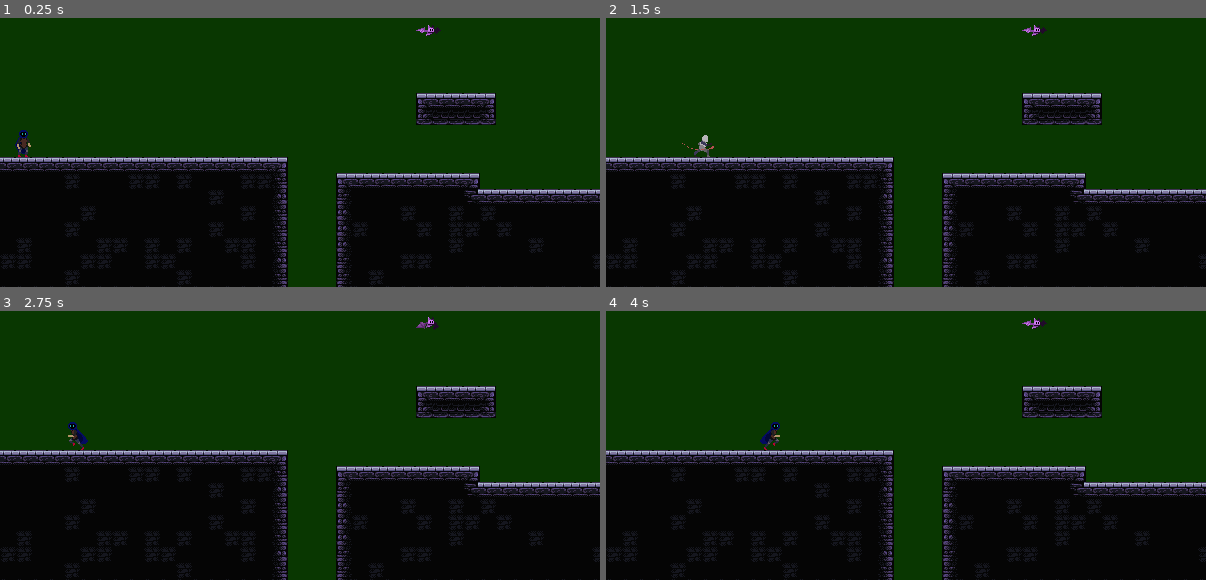
Above: before the commit, frames 1-4 (two rows, left to right).
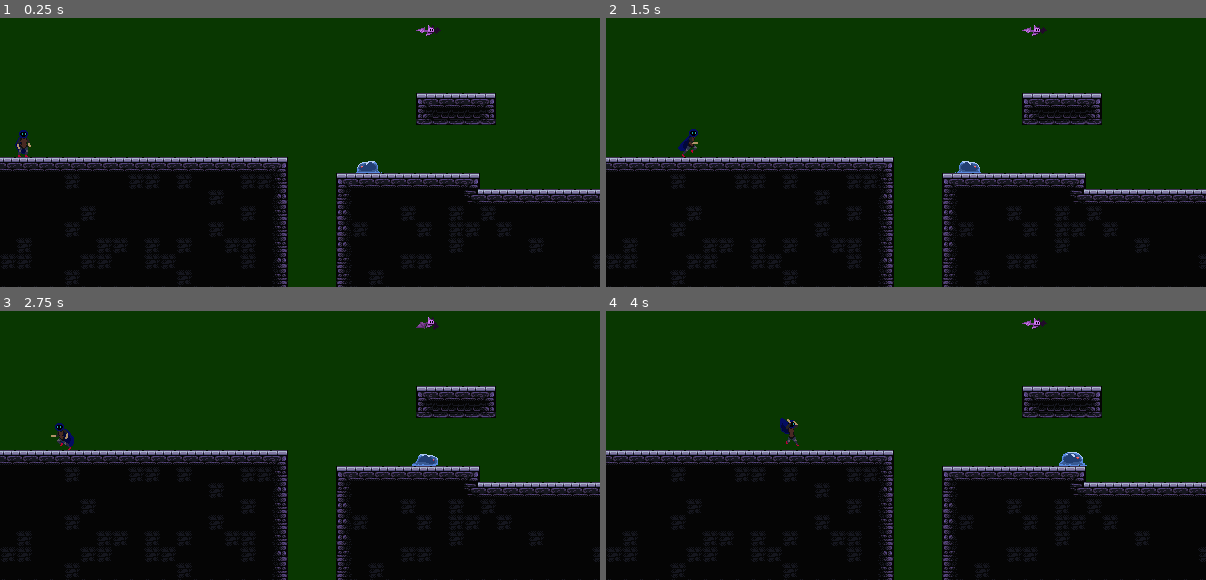
Above: after the commit, the same moments.

Repository: LeviOS31/Sorcerer-s-Legacy
Game: Godot game, scene res://world/World.tscn
The game is run twice, just before and just after one commit, with the same random seed, the same clock (stepped at 60 frames per second) and the same inputs.
Inputs:
- Up to frame 1 (0.25 s): no input
- Up to frame 2 (1.5 s): hold X (attack) 0.53-1.28 s; hold D (walk_right) from 0.53 s (still down); tap Space (jump) at 0.77 s; tap X (attack) at 1.35 s
- Up to frame 3 (2.75 s): tap Space (jump) at 1.52 s; release D (walk_right) at 2.03 s; hold A (walk_left) from 2.03 s (still down); hold Shift (run) from 2.03 s (still down); tap X (attack) at 2.3 s
- Up to frame 4 (4 s): release A (walk_left) at 2.78 s; release Shift (run) at 2.78 s; hold D (walk_right) from 2.78 s (still down); tap X (attack) at 2.85 s; tap Space (jump) at 3.02, 3.77 s; hold X (attack) from 3.53 s (still down)

The runs differ from the first frame. In frame 1, 0.1% of the frame differs, in the area x 59-64%, y 53-58%; in frame 2, 0.4%; in frame 3, 0.5%; in frame 4, 0.5%, in the area x 25-81%, y 39-58%.

Commit message:
added attack animation, slime enemy

Diff:
--- /dev/null
+++ b/enemies/Slime/Slime.gd
@@ -0,0 +1,72 @@
+extends KinematicBody2D
+
+enum {
+	WANDER
+	IDLE
+}
+
+export (int) var health = 2
+export (int) var speed = 50
+export (int) var ACCL = 200
+export (int) var Friction = 4000
+
+onready var velocity = Vector2.ZERO
+onready var state = WANDER
+onready var direction = Vector2.LEFT
+onready var animation = $AnimationPlayer
+onready var sprite = $Sprite
+onready var hit = false
+
+# Called when the node enters the scene tree for the first time.
+func _ready():
+	pass # Replace with function body.
+
+func _process(delta):
+	if health <= 0:
+		death()
+
+func _physics_process(delta):
+	if !hit:
+		match state:
+			WANDER:
+				velocity = velocity.move_toward(direction * speed, ACCL * delta)
+				animation.play("move")
+			IDLE:
+				velocity = velocity.move_toward(Vector2.ZERO, Friction * delta)
+				animation.play("idle")
+
+		velocity = move_and_slide(velocity)
+		if velocity.x != 0:
+			if velocity.x < 0:
+				$Sprite.scale = Vector2(1,1)
+			elif velocity.x > 0:
+				$Sprite.scale = Vector2(-1,1)
+
+func _on_hurtbox_hit(enemy):
+	animation.play("hit")
+	hit = true
+	var knockbackdirection = (global_position - enemy.global_position).normalized()
+	velocity = velocity + (knockbackdirection * Global.knockbackspeed / 2)
+
+func _on_left_body_exited(body):
+	direction = Vector2.RIGHT
+	$Timer.start(0.5)
+	state = IDLE
+
+func _on_right_body_exited(body):
+	direction = Vector2.LEFT
+	$Timer.start(0.5)
+	state = IDLE
+
+func _on_Timer_timeout():
+	state = WANDER
+
+func _on_AnimationPlayer_animation_finished(anim_name):
+	if anim_name == "hit":
+		hit = false
+
+func death():
+	hit = true
+	animation.play("die")
+	yield(animation, "animation_finished")
+	queue_free()
--- /dev/null
+++ b/enemies/Slime/Slime.tscn
@@ -0,0 +1,150 @@
+[gd_scene load_steps=13 format=2]
+
+[ext_resource path="res://Assets/Enemies/slime/slime-Sheet.png" type="Texture" id=1]
+[ext_resource path="res://enemies/Slime/Slime.gd" type="Script" id=2]
+[ext_resource path="res://general purpose/hurtbox.tscn" type="PackedScene" id=3]
+[ext_resource path="res://general purpose/hitbox.tscn" type="PackedScene" id=4]
+
+[sub_resource type="CapsuleShape2D" id=5]
+radius = 7.00001
+height = 14.0
+
+[sub_resource type="Animation" id=1]
+resource_name = "die"
+tracks/0/type = "value"
+tracks/0/path = NodePath("Sprite:frame")
+tracks/0/interp = 1
+tracks/0/loop_wrap = true
+tracks/0/imported = false
+tracks/0/enabled = true
+tracks/0/keys = {
+"times": PoolRealArray( 0, 0.2, 0.4, 0.6, 0.8 ),
+"transitions": PoolRealArray( 1, 1, 1, 1, 1 ),
+"update": 1,
+"values": [ 16, 17, 18, 19, 20 ]
+}
+
+[sub_resource type="Animation" id=2]
+resource_name = "hit"
+length = 0.8
+tracks/0/type = "value"
+tracks/0/path = NodePath("Sprite:frame")
+tracks/0/interp = 1
+tracks/0/loop_wrap = true
+tracks/0/imported = false
+tracks/0/enabled = true
+tracks/0/keys = {
+"times": PoolRealArray( 0, 0.2, 0.4, 0.6 ),
+"transitions": PoolRealArray( 1, 1, 1, 1 ),
+"update": 1,
+"values": [ 12, 13, 14, 15 ]
+}
+
+[sub_resource type="Animation" id=3]
+resource_name = "idle"
+length = 1.2
+loop = true
+tracks/0/type = "value"
+tracks/0/path = NodePath("Sprite:frame")
+tracks/0/interp = 1
+tracks/0/loop_wrap = true
+tracks/0/imported = false
+tracks/0/enabled = true
+tracks/0/keys = {
+"times": PoolRealArray( 0, 0.3, 0.6, 0.9 ),
+"transitions": PoolRealArray( 1, 1, 1, 1 ),
+"update": 1,
+"values": [ 0, 1, 2, 3 ]
+}
+
+[sub_resource type="Animation" id=4]
+resource_name = "move"
+length = 0.8
+loop = true
+step = 0.05
+tracks/0/type = "value"
+tracks/0/path = NodePath("Sprite:frame")
+tracks/0/interp = 1
+tracks/0/loop_wrap = true
+tracks/0/imported = false
+tracks/0/enabled = true
+tracks/0/keys = {
+"times": PoolRealArray( 0, 0.2, 0.4, 0.6 ),
+"transitions": PoolRealArray( 1, 1, 1, 1 ),
+"update": 1,
+"values": [ 4, 5, 6, 7 ]
+}
+
+[sub_resource type="RectangleShape2D" id=7]
+extents = Vector2( 2, 2 )
+
+[sub_resource type="RectangleShape2D" id=8]
+extents = Vector2( 2, 2 )
+
+[sub_resource type="CapsuleShape2D" id=6]
+radius = 8.00002
+height = 14.0
+
+[node name="Slime" type="KinematicBody2D"]
+script = ExtResource( 2 )
+
+[node name="Sprite" type="Sprite" parent="."]
+texture = ExtResource( 1 )
+hframes = 8
+vframes = 3
+frame = 12
+
+[node name="CollisionShape2D" type="CollisionShape2D" parent="."]
+position = Vector2( 0, 4 )
+rotation = 1.57079
+shape = SubResource( 5 )
+
+[node name="AnimationPlayer" type="AnimationPlayer" parent="."]
+autoplay = "idle"
+anims/die = SubResource( 1 )
+anims/hit = SubResource( 2 )
+anims/idle = SubResource( 3 )
+anims/move = SubResource( 4 )
+
+[node name="Edge_Detection" type="Node2D" parent="."]
+
+[node name="left" type="Area2D" parent="Edge_Detection"]
+
+[node name="CollisionShape2D" type="CollisionShape2D" parent="Edge_Detection/left"]
+position = Vector2( -16, 13 )
+shape = SubResource( 7 )
+
+[node name="right" type="Area2D" parent="Edge_Detection"]
+
+[node name="CollisionShape2D" type="CollisionShape2D" parent="Edge_Detection/right"]
+position = Vector2( 16, 13 )
+shape = SubResource( 8 )
+
+[node name="hitbox" parent="." instance=ExtResource( 4 )]
+
+[node name="CollisionShape2D" parent="hitbox" index="0"]
+position = Vector2( 0, 4 )
+rotation = 1.57079
+shape = SubResource( 6 )
+
+[node name="hurtbox" parent="." instance=ExtResource( 3 )]
+visible = false
+collision_mask = 16384
+parent = NodePath("..")
+
+[node name="CollisionShape2D" parent="hurtbox" index="0"]
+position = Vector2( 0, 4 )
+rotation = 1.57079
+shape = SubResource( 6 )
+
+[node name="Timer" type="Timer" parent="."]
+wait_time = 0.5
+
+[connection signal="animation_finished" from="AnimationPlayer" to="." method="_on_AnimationPlayer_animation_finished"]
+[connection signal="body_exited" from="Edge_Detection/left" to="." method="_on_left_body_exited"]
+[connection signal="body_exited" from="Edge_Detection/right" to="." method="_on_right_body_exited"]
+[connection signal="hit" from="hurtbox" to="." method="_on_hurtbox_hit"]
+[connection signal="timeout" from="Timer" to="." method="_on_Timer_timeout"]
+
+[editable path="hitbox"]
+[editable path="hurtbox"]
--- a/enemies/bat/bat.gd
+++ b/enemies/bat/bat.gd
@@ -6,10 +6,10 @@
 	CHASE,
 }
 
-export var health = 2
-export var Friction = 1000
-export var ACCL = 200
-export var Speed = 190
+export (int) var health = 2
+export (int) var Friction = 1000
+export (int) var ACCL = 200
+export (int) var Speed = 190
 
 onready var velocity = Vector2.ZERO
 onready var State = WANDER
--- a/player/player.tscn
+++ b/player/player.tscn
@@ -17,45 +17,19 @@
 
 [sub_resource type="Animation" id=53]
 resource_name = "attack"
-length = 0.33
-step = 0.005
-tracks/0/type = "value"
-tracks/0/path = NodePath("playersprite:frame")
-tracks/0/interp = 1
-tracks/0/loop_wrap = true
-tracks/0/imported = false
-tracks/0/enabled = true
-tracks/0/keys = {
-"times": PoolRealArray( 0, 0.11, 0.215, 0.325 ),
-"transitions": PoolRealArray( 1, 1, 1, 1 ),
-"update": 1,
-"values": [ 49, 48, 47, 49 ]
-}
-tracks/1/type = "value"
-tracks/1/path = NodePath("playersprite/hitbox/CollisionShape2D:disabled")
-tracks/1/interp = 0
-tracks/1/loop_wrap = true
-tracks/1/imported = false
-tracks/1/enabled = true
-tracks/1/keys = {
-"times": PoolRealArray( 0.005, 0.315, 0.33 ),
-"transitions": PoolRealArray( 1, 1, 1 ),
-"update": 1,
-"values": [ false, false, true ]
-}
-tracks/2/type = "method"
-tracks/2/path = NodePath(".")
-tracks/2/interp = 1
-tracks/2/loop_wrap = true
-tracks/2/imported = false
-tracks/2/enabled = true
-tracks/2/keys = {
-"times": PoolRealArray( 0.33 ),
-"transitions": PoolRealArray( 1 ),
-"values": [ {
-"args": [  ],
-"method": "attack_finished"
-} ]
+length = 0.4
+step = 0.05
+tracks/0/type = "value"
+tracks/0/path = NodePath("playersprite:frame")
+tracks/0/interp = 1
+tracks/0/loop_wrap = true
+tracks/0/imported = false
+tracks/0/enabled = true
+tracks/0/keys = {
+"times": PoolRealArray( 0, 0.2 ),
+"transitions": PoolRealArray( 1, 1 ),
+"update": 1,
+"values": [ 52, 53 ]
 }
 
 [sub_resource type="Animation" id=54]
@@ -275,7 +249,7 @@
 position = Vector2( 1, -9 )
 texture = ExtResource( 1 )
 hframes = 57
-frame = 5
+frame = 1
 
 [node name="hitbox" parent="playersprite" instance=ExtResource( 4 )]
 position = Vector2( 1, 0 )
@@ -286,7 +260,6 @@
 position = Vector2( 31, 8 )
 rotation = 1.57079
 shape = SubResource( 111 )
-disabled = true
 
 [node name="hurtbox" parent="playersprite" instance=ExtResource( 3 )]
 parent = NodePath("../..")
--- a/player/player_movement_2.gd
+++ b/player/player_movement_2.gd
@@ -23,9 +23,15 @@
 	move(delta)
 
 
-func _input(event):
-	if event.is_action_pressed("attack"):
-		attack();
+func _process(_delta):
+	if Input.get_action_strength("attack") > 0:
+		is_attacking = true
+	else:
+		is_attacking = false
+
+#func _input(event):
+#	if event.is_action_pressed("attack"):
+#		attack();
 
 func move(delta):
 	if(!is_attacking):
--- /dev/null
+++ b/world/Deaths.gd
@@ -0,0 +1,4 @@
+extends Node
+
+func _on_area2d_body_entered(body, extra_arg_0):
+	body.global_position = get_node(extra_arg_0).get_child(1).global_position
--- a/world/World.tscn
+++ b/world/World.tscn
@@ -1,8 +1,10 @@
-[gd_scene load_steps=25 format=2]
+[gd_scene load_steps=28 format=2]
 
 [ext_resource path="res://Assets/World/Tilesetv3.png" type="Texture" id=1]
 [ext_resource path="res://player/player.tscn" type="PackedScene" id=2]
 [ext_resource path="res://enemies/bat/bat.tscn" type="PackedScene" id=3]
+[ext_resource path="res://enemies/Slime/Slime.tscn" type="PackedScene" id=4]
+[ext_resource path="res://world/Deaths.gd" type="Script" id=5]
 
 [sub_resource type="ConvexPolygonShape2D" id=2]
 points = PoolVector2Array( 0, 0, 16, 0, 16, 16, 0, 16 )
@@ -210,11 +212,15 @@
 } ]
 0/z_index = 0
 
+[sub_resource type="RectangleShape2D" id=22]
+extents = Vector2( 36, 10 )
+
 [node name="World" type="Node2D"]
 
 [node name="TileMap" type="TileMap" parent="."]
 tile_set = SubResource( 1 )
 cell_size = Vector2( 16, 16 )
+collision_layer = 2049
 format = 1
 tile_data = PoolIntArray( 589850, 0, 0, 589851, 0, 1, 589852, 0, 1, 589853, 0, 1, 589854, 0, 4, 655386, 0, 196608, 6553 …(6134 unchanged characters)…
 
@@ -225,3 +231,21 @@
 
 [node name="bat" parent="enemies" instance=ExtResource( 3 )]
 position = Vector2( 429, 82 )
+
+[node name="Slime" parent="enemies" instance=ExtResource( 4 )]
+position = Vector2( 375, 212 )
+
+[node name="Deaths" type="Node" parent="."]
+script = ExtResource( 5 )
+
+[node name="fall1" type="Area2D" parent="Deaths"]
+collision_layer = 0
+
+[node name="CollisionShape2D" type="CollisionShape2D" parent="Deaths/fall1"]
+position = Vector2( 310, 779 )
+shape = SubResource( 22 )
+
+[node name="Position2D" type="Position2D" parent="Deaths/fall1"]
+position = Vector2( 272, 196 )
+
+[connection signal="body_entered" from="Deaths/fall1" to="Deaths" method="_on_area2d_body_entered" binds= [ "fall1" ]]
Binary file changed: Assets/Player Characters/player-sheet.png
